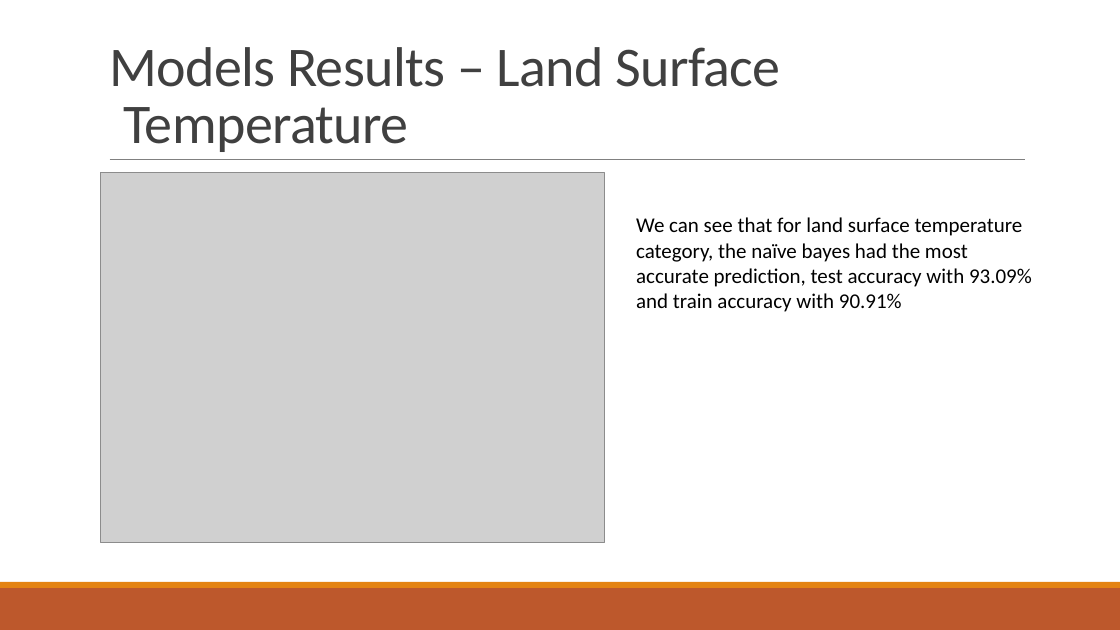
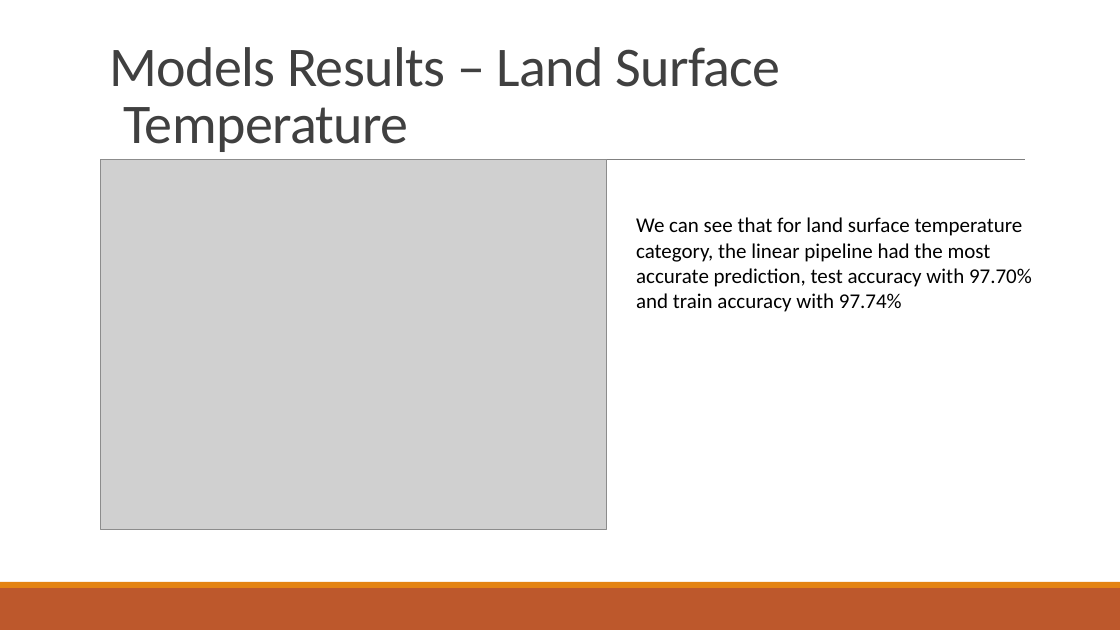
Before and after one commit to idanhoro/NASA-Heat-Maps-Prediction, a slide deck: slide 22 of Heat_Maps_presention.pptx. Drawn at 1120x630 pixels with LibreOffice and Linux fonts; fonts in the diff are those of the drawing; grey boxes stand for pictures. Boxes give left, top, right and bottom in pixels: in the first picture for what was removed or moved away, otherwise in the second. Text is boxed around its words. In the diff, an @@ line names an element or a change of style, - is before the commit and + after.

```diff
--- a/Heat_Maps_presention.pptx
+++ b/Heat_Maps_presention.pptx
@@ picture: place and size @@
-picture at [101, 173, 605, 543]
+picture at [101, 160, 607, 529]
@@ text at [636, 217, 1032, 312]: text changed @@
-We can see that for land surface temperature category, the naïve bayes had the most accurate prediction, test accuracy with 93.09% and train accuracy with 90.91%
+We can see that for land surface temperature category, the linear pipeline had the most accurate prediction, test accuracy with 97.70% and train accuracy with 97.74%
```
Also in this commit, not shown: 6 other slides changed, 13 other files.
